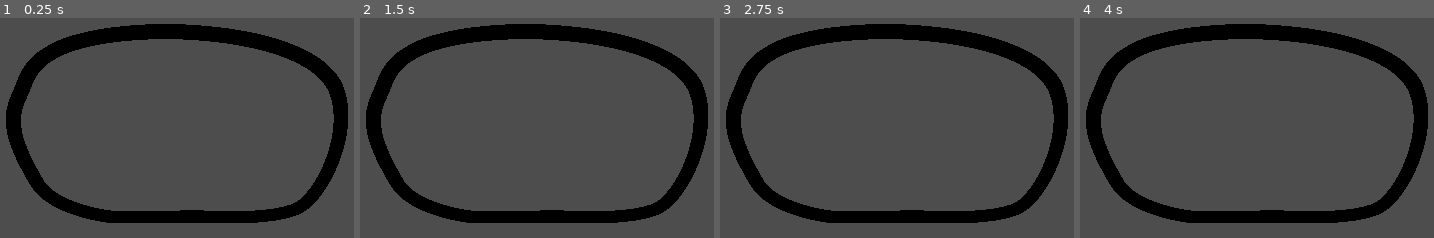
Above: before the commit, frames 1-4 (left to right).
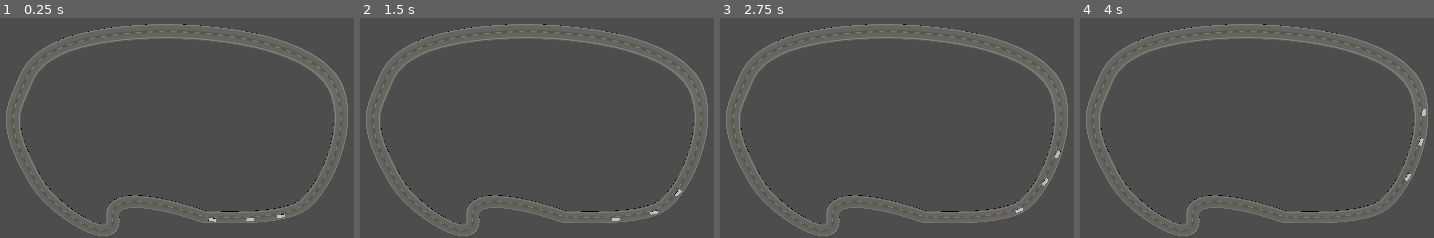
Above: after the commit, the same moments.

Repository: zaddmc/Traffic_Simulator
Game: Godot game, scene res://assets/node_3d.tscn
The game is run twice, just before and just after one commit, with the same random seed, the same clock (stepped at 60 frames per second) and the same inputs.
Inputs:
- Up to frame 1 (0.25 s): no input
- Up to frame 2 (1.5 s): tap Enter at 1.25 s
- Up to frame 3 (2.75 s): tap Space at 2 s
- Up to frame 4 (4 s): tap Enter at 3.5 s

The runs differ from the first frame. In frame 1, 16% of the frame differs, in the area x 1-99%, y 2-100%; in frame 2, 16%; in frame 3, 16%; in frame 4, 16%.

Commit message:
Road-Follow-3

Diff:
--- a/assets/node_3d.tscn
+++ b/assets/node_3d.tscn
@@ -1,7 +1,7 @@
-[gd_scene load_steps=6 format=3 uid="uid://dp3q1y3ey8pee"]
+[gd_scene load_steps=5 format=3 uid="uid://dp3q1y3ey8pee"]
 
 [ext_resource type="Texture2D" uid="uid://e1lwkap0l6o4" path="res://assets/textures/road-highway-seamless-texture-motion-footage-062005311_iconl.png" id="2_1oc3i"]
-[ext_resource type="Script" path="res://scripts/carfollowtest.gd" id="2_oq3lo"]
+[ext_resource type="PackedScene" uid="uid://btxoojgq4r3jy" path="res://scripts/car.tscn" id="2_avjfi"]
 
 [sub_resource type="StandardMaterial3D" id="StandardMaterial3D_cbyso"]
 albedo_texture = ExtResource("2_1oc3i")
@@ -9,13 +9,10 @@
 
 [sub_resource type="Curve3D" id="Curve3D_yo4is"]
 _data = {
-"points": PackedVector3Array(0, 0, 0, 0, 0, 0, 0, 0, 4.17725 …(370 unchanged characters)… 1691, 0, 4.15527, 11.3935, 0, -43.4963, 0, 0, 0, 0, 0, 0, -0.134041, 0, -22.3178, 0, 0, 0, 0, 0, 0, 0, 0, 4.17725),
+"points": PackedVector3Array(0, 0, 0, 0, 0, 0, 0, 0, 4.17725 …(370 unchanged characters)… 1691, 0, 4.15527, 11.3935, 0, -43.4963, -11.5317, 0, 0.913652, 11.5317, 0, -0.913652, -0.134041, 0, -22.3178, 0, 0, 0, 0, 0, 0, 0, 0, 4.17725),
 "tilts": PackedFloat32Array(0, 0, 0, 0, 0, 0, 0, 0, 0)
 }
 point_count = 9
-
-[sub_resource type="BoxMesh" id="BoxMesh_sntee"]
-size = Vector3(2.15, 0.345, 0.96)
 
 [node name="Node3D" type="Node3D"]
 
@@ -39,14 +36,21 @@
 transform = Transform3D(-4.37114e-08, 0, 1, 0, 1, 0, -1, 0, -4.37114e-08, 0, 0, 0)
 curve = SubResource("Curve3D_yo4is")
 
-[node name="Car" type="PathFollow3D" parent="Road-Curved/Road-path"]
-transform = Transform3D(-0.991728, 0, -0.127914, 0, 0.99995, 0, 0.127912, 0, -0.991743, 0, 0, 4.17725)
-script = ExtResource("2_oq3lo")
+[node name="Car" parent="Road-Curved/Road-path" instance=ExtResource("2_avjfi")]
+transform = Transform3D(0.999941, 0, 0, 0, 0.99995, 0, 0, 0, 0.999955, -0.179934, 0, 15.0859)
+progress = 10.9143
 
-[node name="MeshInstance3D" type="MeshInstance3D" parent="Road-Curved/Road-path/Car"]
-transform = Transform3D(0.12792, 0, 0.991788, 0, 1, 0, -0.991787, 0, 0.12792, 0.782768, 0, -0.0075078)
-mesh = SubResource("BoxMesh_sntee")
-skeleton = NodePath("")
+[node name="Car2" parent="Road-Curved/Road-path" instance=ExtResource("2_avjfi")]
+transform = Transform3D(0.999943, 0, 0, 0, 0.99995, 0, 0, 0, 0.999958, 0.586668, 0, 23.8022)
+progress = 19.6699
+
+[node name="Car3" parent="Road-Curved/Road-path" instance=ExtResource("2_avjfi")]
+transform = Transform3D(0.999943, 0, 0, 0, 0.99995, 0, 0, 0, 0.999958, 0, 0, 4.17725)
 
 [node name="Camera3D" type="Camera3D" parent="."]
 transform = Transform3D(1, 0, 0, 0, -0.174336, 0.984686, 0, -0.984686, -0.174336, -6.68161, 73.3493, -72.85)
+
+[node name="DirectionalLight3D" type="DirectionalLight3D" parent="."]
+transform = Transform3D(1, 0, 0, 0, 0.691677, 0.722207, 0, -0.722207, 0.691677, 0, 18, 0)
+light_energy = 2.185
+directional_shadow_max_distance = 8192.0
--- /dev/null
+++ b/scripts/car.tscn
@@ -0,0 +1,15 @@
+[gd_scene load_steps=3 format=3 uid="uid://btxoojgq4r3jy"]
+
+[ext_resource type="Script" path="res://scripts/carfollowtest.gd" id="1_2aw4a"]
+
+[sub_resource type="BoxMesh" id="BoxMesh_sntee"]
+size = Vector3(2.15, 0.345, 0.96)
+
+[node name="Car" type="PathFollow3D"]
+transform = Transform3D(0.999943, 0, 0, 0, 0.99995, 0, 0, 0, 0.999958, 0, 0, 4.17725)
+script = ExtResource("1_2aw4a")
+
+[node name="MeshInstance3D" type="MeshInstance3D" parent="."]
+transform = Transform3D(0.12792, 0, 0.991788, 0, 1, 0, -0.991787, 0, 0.12792, 0.782768, 0, -0.0075078)
+mesh = SubResource("BoxMesh_sntee")
+skeleton = NodePath("")
